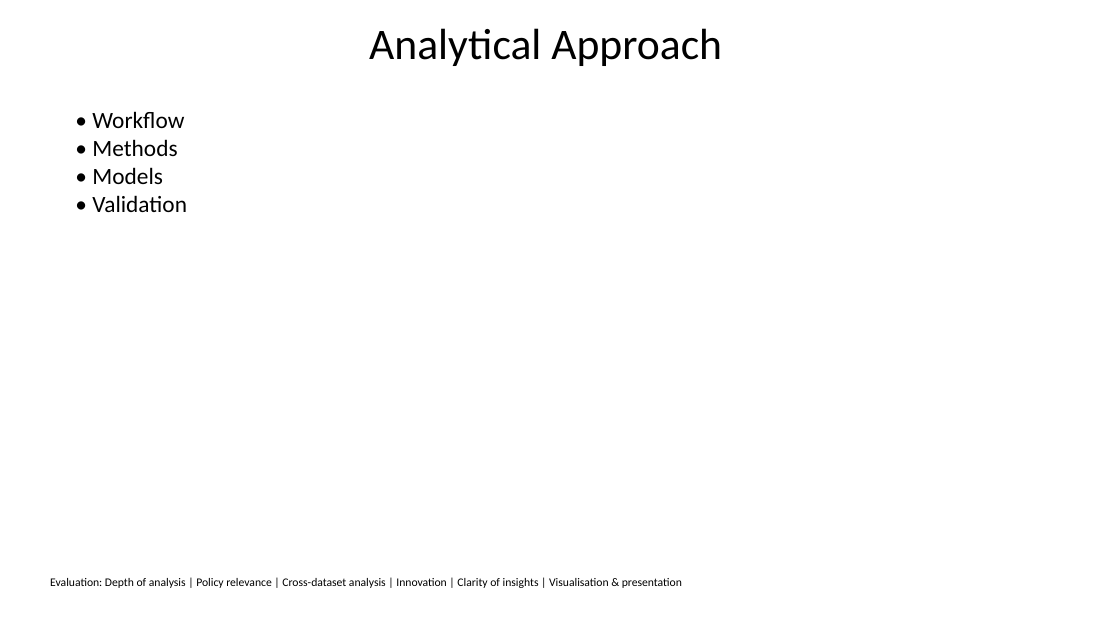
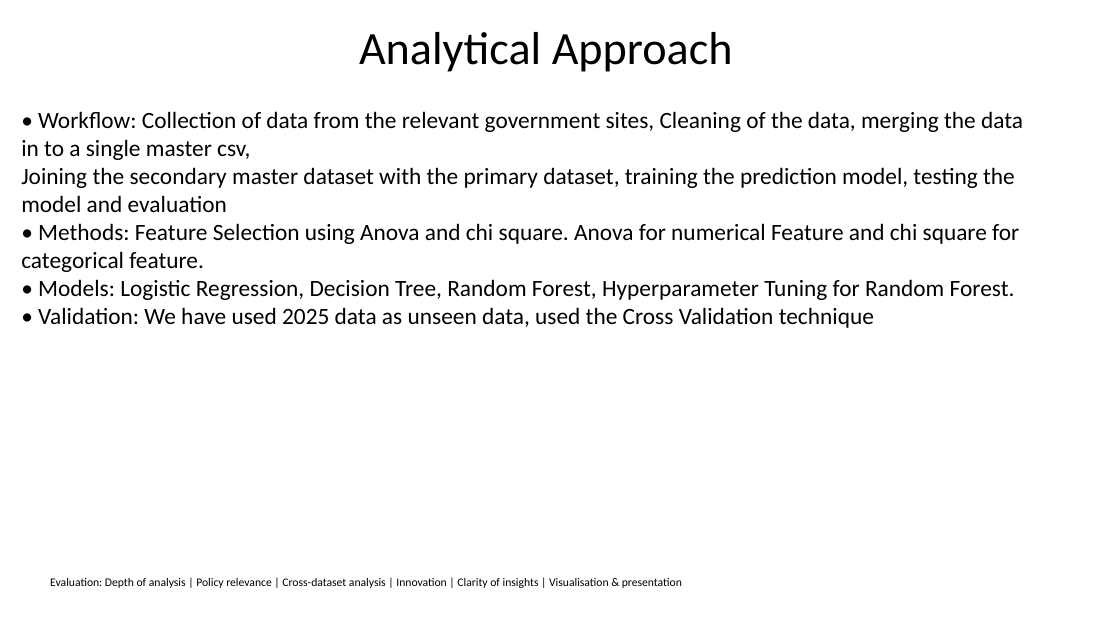
Before and after one commit to AvinandanPatel/infinity, a slide deck: slide 5 of slides.pptx (slide 4 before the commit). Drawn at 1120x630 pixels with LibreOffice and Linux fonts; fonts in the diff are those of the drawing. Boxes give left, top, right and bottom in pixels: in the first picture for what was removed or moved away, otherwise in the second. Text is boxed around its words. In the diff, an @@ line names an element or a change of style, - is before the commit and + after.

```diff
--- a/slides.pptx
+++ b/slides.pptx
@@ title "Analytical Approach" at (x1=359, y1=32, x2=733, y2=72): size 37.4 to 39.6 pt; line spacing 0.8 to 1 @@
@@ text at (x1=21, y1=111, x2=1023, y2=328): text changed @@
-• Workflow
-• Methods
-• Models
-• Validation
+• Workflow: Collection of data from the relevant government sites, Cleaning of the data, merging the data in to a single master csv,
+Joining the secondary master dataset with the primary dataset, training the prediction model, testing the model and evaluation
+• Methods: Feature Selection using Anova and chi square. Anova for numerical Feature and chi square for categorical feature.
+• Models: Logistic Regression, Decision Tree, Random Forest, Hyperparameter Tuning for Random Forest.
+• Validation: We have used 2025 data as unseen data, used the Cross Validation technique
```
Also in this commit, not shown: 5 other slides changed, 5 slides added, 5 slides removed, 6 other files.
